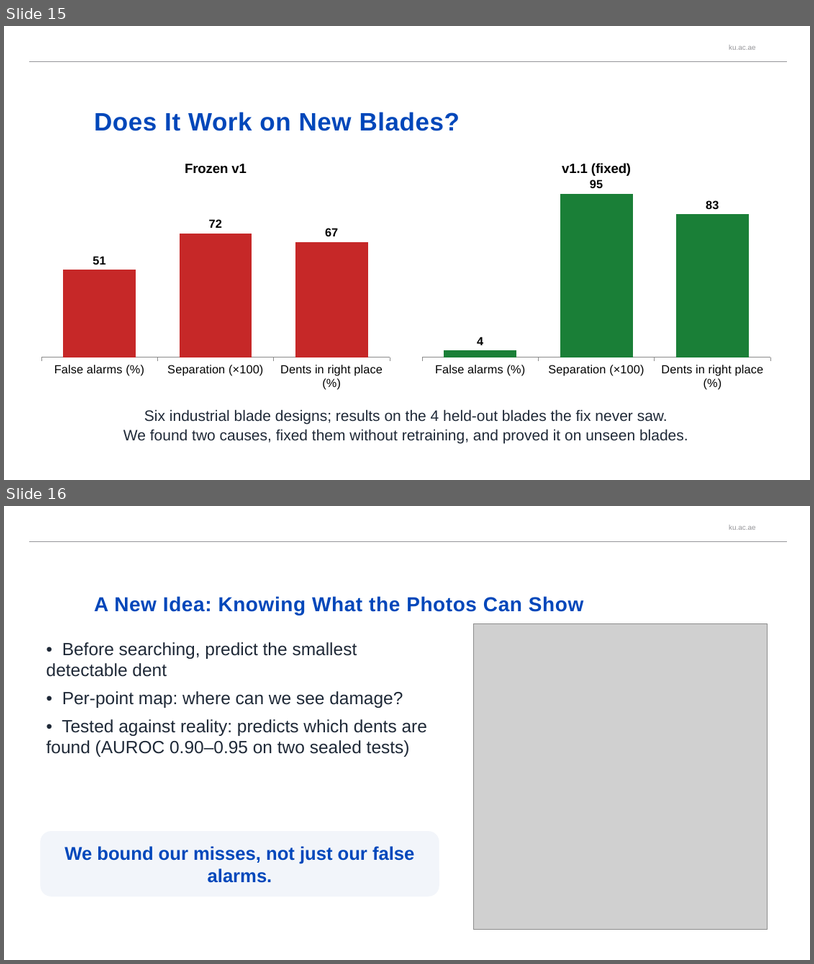
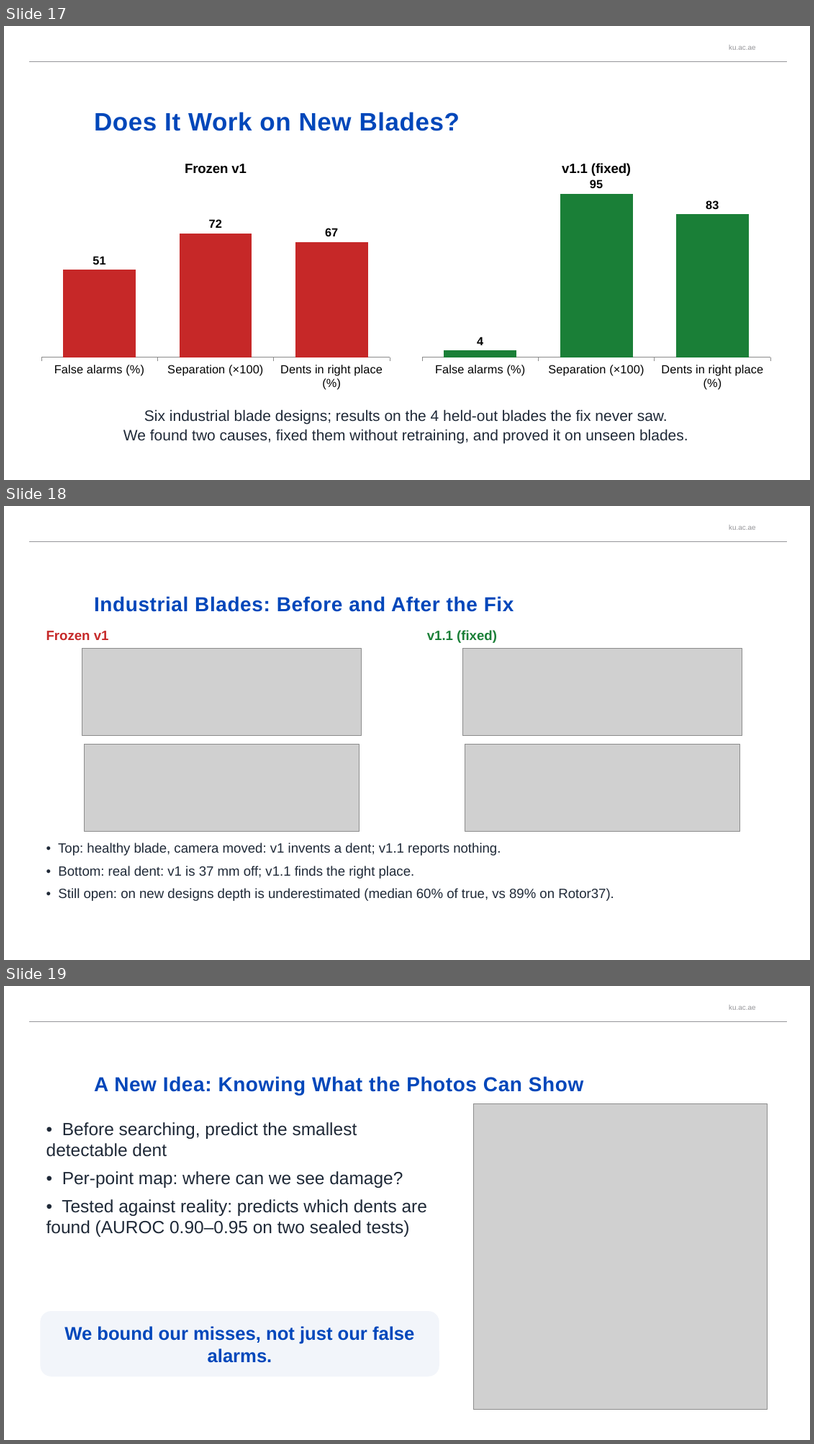
Before and after one commit to afeefaaazam03/3D-Jetblade, a slide deck: media/BladeDelta_presentation.pptx. Shown one above the other, each under a label of ours: slides 15 and 16 before the commit, slides 17, 18 and 19 after it. The pictures are 814x964 and 814x1444 pixels, drawn with LibreOffice and Linux fonts; fonts in the diff are those of the drawing; grey boxes stand for pictures; background and template pictures are left out. Boxes give left, top, right and bottom in pixels: in the first picture for what was removed or moved away, otherwise in the second. Text is boxed around its words. In the diff, an @@ line names an element or a change of style, - is before the commit and + after.

```diff
--- a/media/BladeDelta_presentation.pptx
+++ b/media/BladeDelta_presentation.pptx
@@ slide 18 added at [4, 506, 810, 960], background #FFFFFF; not listed: 2 template elements that a slide beside it also shows @@
@@ title added at [94, 596, 514, 612], 24 pt, text #0047BA, bold @@
+Industrial Blades: Before and After the Fix
@@ text added at [46, 631, 109, 640], 16 pt, text #C62828, bold @@
+Frozen v1
@@ text added at [427, 630, 497, 643], 16 pt, text #1A7F37, bold @@
+v1.1 (fixed)
@@ picture added at [82, 648, 362, 735] @@
@@ picture added at [463, 648, 743, 735] @@
@@ picture added at [85, 744, 359, 831] @@
@@ picture added at [466, 744, 741, 831] @@
@@ text added at [58, 842, 615, 901], 16 pt, text #1F2937 @@
+• Top: healthy blade, camera moved: v1 invents a dent; v1.1 reports nothing.
+• Bottom: real dent: v1 is 37 mm off; v1.1 finds the right place.
+• Still open: on new designs depth is underestimated (median 60% of true, vs 89% on Rotor37).
@@ what was slide 15 is now slide 17 @@
@@ what was slide 16 is now slide 19 @@
```
Also in this commit, not shown: 1 slide changed, 4 other slides added.
